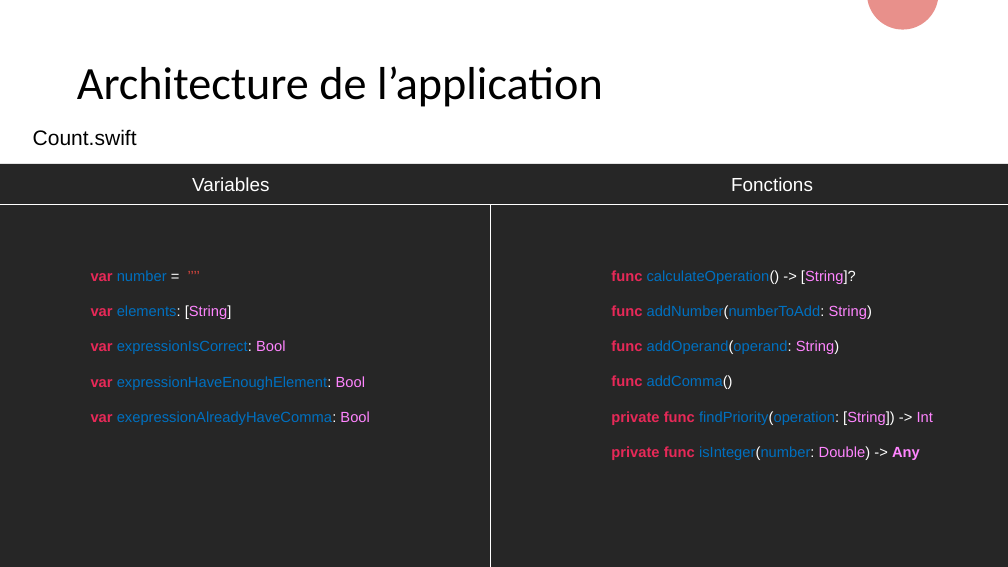
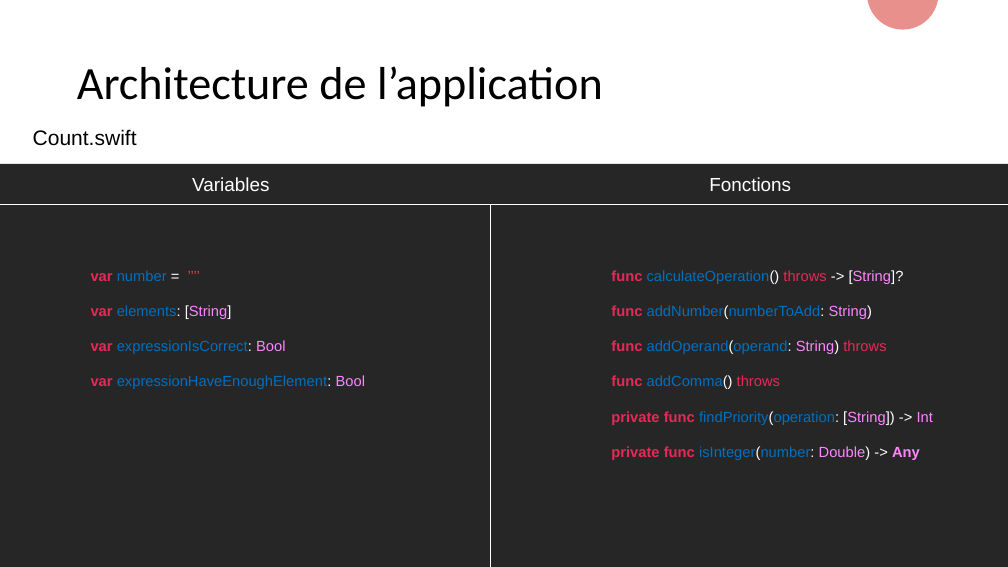
Before and after one commit to MickaeliOS/OpenClassrooms-P5-CountOnMe, a slide deck: slide 6 of Horn_Mickael_2_presentation_022122.pptx. Drawn at 1008x567 pixels with LibreOffice and Linux fonts; fonts in the diff are those of the drawing. Boxes give left, top, right and bottom in pixels: in the first picture for what was removed or moved away, otherwise in the second. Text is boxed around its words. In the diff, an @@ line names an element or a change of style, - is before the commit and + after.

```diff
--- a/Horn_Mickael_2_presentation_022122.pptx
+++ b/Horn_Mickael_2_presentation_022122.pptx
@@ text "Fonctions": place and size @@
-text "Fonctions" at (731,177,813,191)
+text "Fonctions" at (709,177,791,191)
@@ text at (611,270,904,284): text changed @@
-func calculateOperation() -> [String]?
+func calculateOperation() throws -> [String]?
@@ text at (611,340,886,389): text changed @@
-func addOperand(operand: String)
-func addComma()
+func addOperand(operand: String) throws
+func addComma() throws
@@ text at (91,411,369,425): paragraph removed @@
-var exepressionAlreadyHaveComma: Bool
```
Also in this commit, not shown: 3 other slides changed, 1 slide added.
